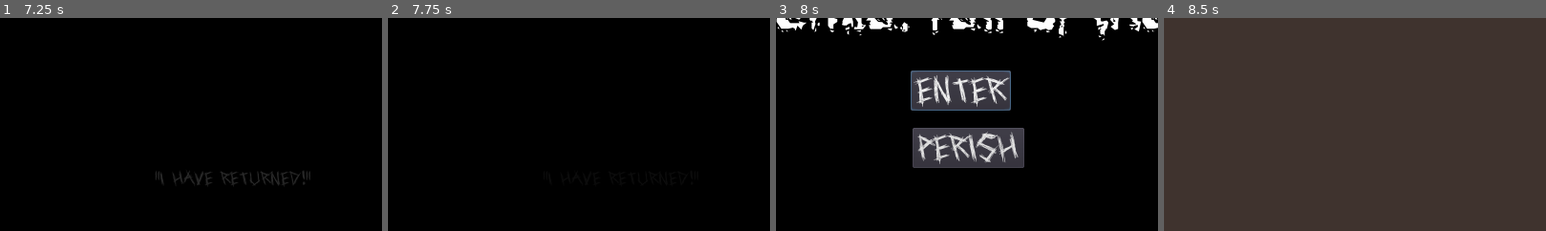
Above: before the commit, frames 1-4 (left to right).
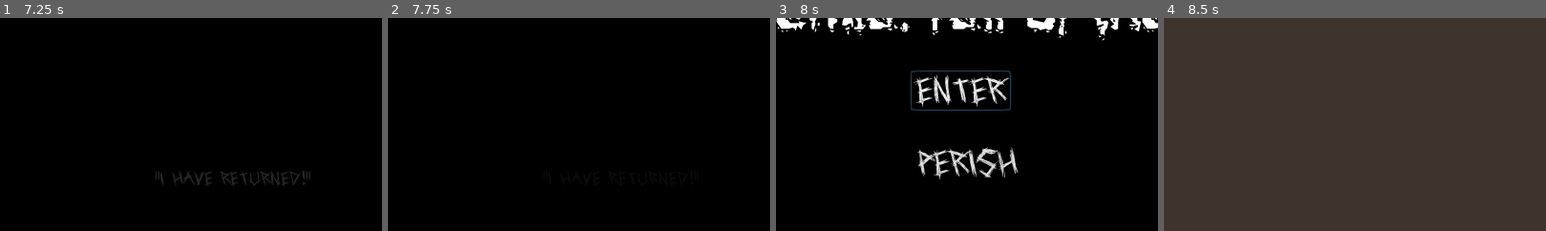
Above: after the commit, the same moments.

Repository: Academia-Team/Academia-Fall-of-the-Citadel
Game: Godot game, scene res://scene/intro.tscn
Same seed, same stepped clock (60 frames per second), same inputs: the game is played once before the commit and once after it.
Inputs:
- Up to frame 1 (7.25 s): tap Enter at 0.5, 2, 3.5 s; hold Right (move_right) 0.53-1.28 s; tap Space (action) at 0.6, 1.25, 2.1, 2.75, 3.6, 4.25, 5.1, 6.6 s; hold Down (move_down) 1.28-2.03 s; tap Ctrl (stay) every 1.5 s from 1.35 to 5.85 s; hold Right (move_right) 2.03-2.78 s; hold Up (move_up) 2.78-3.53 s; hold Left (move_left) 3.53-5.03 s; hold Down (move_down) 5.03-5.78 s; hold Right (move_right) 5.78-6.53 s; hold Up (move_up) from 6.53 s (still down)
- Up to frame 2 (7.75 s): release Up (move_up) at 7.28 s; hold Right (move_right) from 7.28 s (still down); tap Ctrl (stay) at 7.35 s
- Up to frame 3 (8 s): keep holding Right (move_right)
- Up to frame 4 (8.5 s): release Right (move_right) at 8 s; click "Enter" at 8 s
The pictures show only the part of the screen within x 20-70%, y 12-62%; the shares and areas given below are measured in that part.

Frames 1-2 are identical in both runs. In frame 3, 9.9% of the frame differs, in the area x 35-65%, y 24-76%; in frame 4, nothing differs.

Commit message:
Improve button appearance

Diff:
--- a/scene/menu.tscn
+++ b/scene/menu.tscn
@@ -43,12 +43,13 @@
 focus_previous = NodePath("../perish_button")
 theme = ExtResource( 2 )
 text = "Enter"
+flat = true
 
 [node name="perish_button" type="Button" parent="."]
 margin_left = 300.0
-margin_top = 174.0
-margin_right = 352.0
-margin_bottom = 194.0
+margin_top = 190.0
+margin_right = 417.0
+margin_bottom = 232.0
 focus_neighbour_left = NodePath("../enter_button")
 focus_neighbour_top = NodePath("../enter_button")
 focus_neighbour_right = NodePath("../enter_button")
@@ -57,6 +58,7 @@
 focus_previous = NodePath("../enter_button")
 theme = ExtResource( 2 )
 text = "Perish"
+flat = true
 
 [connection signal="pressed" from="enter_button" to="." method="_on_enter_button_pressed"]
 [connection signal="pressed" from="perish_button" to="." method="_on_perish_button_pressed"]
